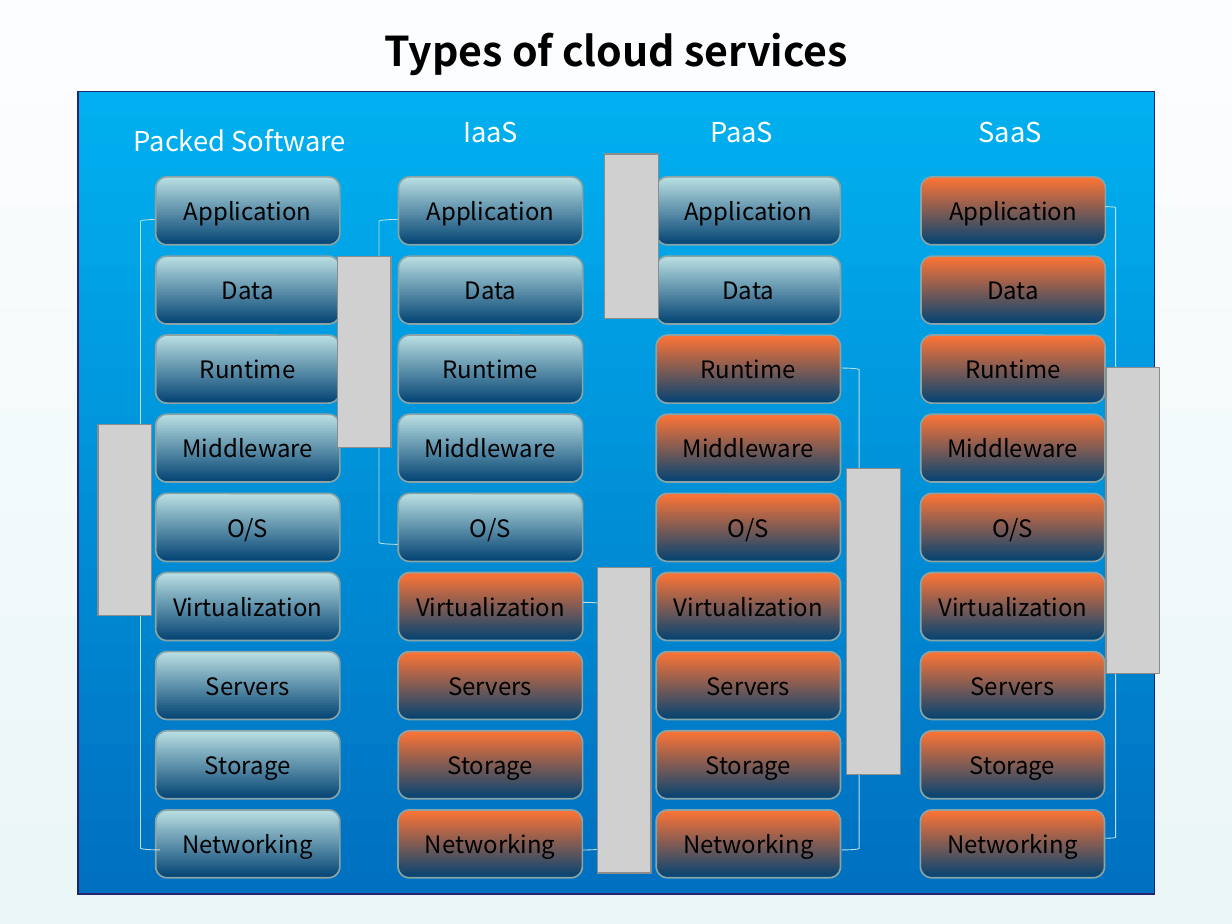
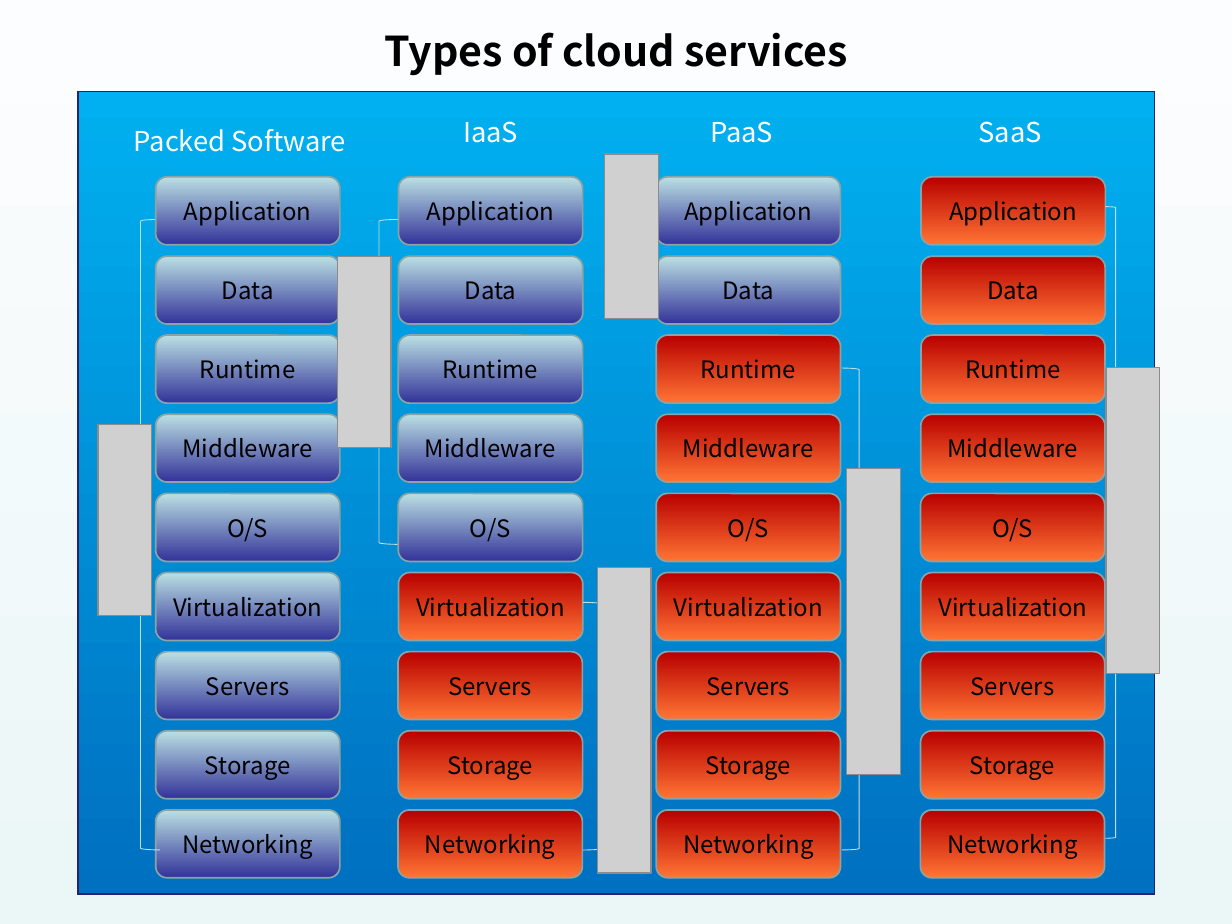
Before and after one commit to ForrestCai/Good, a slide deck: slide 1 of Practice/Cloud.ppt. Drawn at 1232x924 pixels with LibreOffice and Linux fonts; fonts in the diff are those of the drawing; grey boxes stand for pictures. Boxes give left, top, right and bottom in pixels: in the first picture for what was removed or moved away, otherwise in the second. Text is boxed around its words. In the diff, an @@ line names an element or a change of style, - is before the commit and + after.

```diff
--- a/Practice/Cloud.ppt
+++ b/Practice/Cloud.ppt
@@ fill gradient #FF7434 to #034373 to gradient #B80000 to #FF7434 in 20 elements at [920, 809, 1104, 877], [398, 652, 583, 719], [398, 809, 583, 877], [398, 731, 583, 798], [657, 652, 841, 719], [657, 494, 841, 562], [657, 414, 841, 482], [657, 335, 841, 403], [657, 573, 841, 641], [657, 809, 841, 877], [657, 731, 841, 798], [920, 731, 1104, 798], [920, 652, 1104, 719], [920, 494, 1104, 562], [920, 573, 1104, 641], [920, 414, 1104, 482], [922, 335, 1105, 403], [398, 573, 583, 641], [922, 256, 1105, 324], [922, 177, 1106, 245] @@
@@ fill gradient #BBE0E3 to #034373 to gradient #BBE0E3 to #333399 in 16 elements at [155, 809, 339, 877], [155, 731, 339, 798], [155, 652, 339, 719], [155, 494, 339, 562], [155, 414, 339, 482], [155, 335, 339, 403], [155, 573, 339, 641], [155, 256, 339, 324], [657, 256, 841, 324], [398, 494, 583, 562], [398, 414, 583, 482], [155, 177, 339, 245], [657, 177, 840, 245], [398, 177, 582, 245], [398, 335, 583, 403], [398, 256, 583, 324] @@
```
Also in this commit, not shown: 1 other slide changed, 8 other files.
